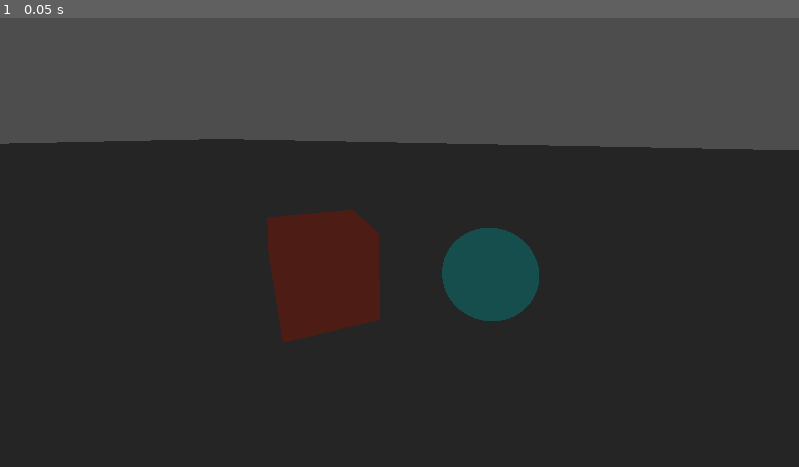
Above: before the commit, frame 1.
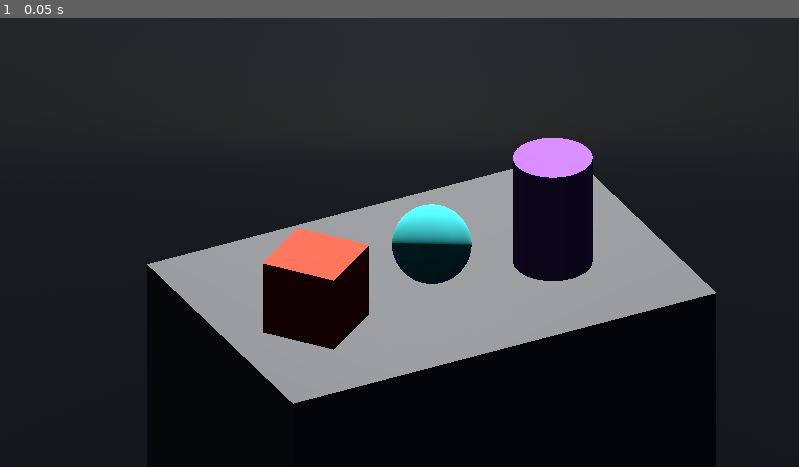
Above: after the commit, the same moment.

Repository: Dabemuc/3d-pixelart-demo-godot
Game: Godot game, scene res://DefaultScene.tscn
The game is run twice, just before and just after one commit, with the same random seed, the same clock (stepped at 60 frames per second) and the same inputs. Before the commit the project has no main scene; this scene is started directly in both runs.
Inputs:
- Up to frame 1 (0.05 s): no input

The runs differ from the first frame. In frame 1, 69% of the frame differs, in the area x 0-100%, y 0-100%.
Error after the commit: Cannot call method 'shader_create_from_spirv' on a null value. (res://render/sample_effect/sample_effect.gd:20)

Commit message:
Setup example pixelated rendering pipeline by https://github.com/DevPoodle/compositor-effect-library

Diff:
--- a/DefaultScene.tscn
+++ b/DefaultScene.tscn
@@ -1,16 +1,42 @@
 [gd_scene format=3 uid="uid://dfxrbd0lnsitc"]
 
+[ext_resource type="Script" uid="uid://bvsjc7c2u5f" path="res://render/sample_effect/sample_effect.gd" id="1_hxmse"]
+[ext_resource type="Script" uid="uid://bals4fpquank2" path="res://render/pixelate/pixelate.gd" id="2_xmalu"]
+
+[sub_resource type="PhysicalSkyMaterial" id="PhysicalSkyMaterial_n102l"]
+ground_color = Color(0.51198095, 0.65087014, 0.8765375, 1)
+
+[sub_resource type="Sky" id="Sky_hxmse"]
+sky_material = SubResource("PhysicalSkyMaterial_n102l")
+
 [sub_resource type="Environment" id="Environment_3lo20"]
+background_mode = 2
+sky = SubResource("Sky_hxmse")
 
 [sub_resource type="CameraAttributesPhysical" id="CameraAttributesPhysical_n102l"]
 
-[sub_resource type="PhysicsMaterial" id="PhysicsMaterial_3lo20"]
+[sub_resource type="CompositorEffect" id="CompositorEffect_884rh"]
+resource_local_to_scene = false
+resource_name = ""
+enabled = false
+effect_callback_type = 4
+needs_motion_vectors = false
+needs_normal_roughness = true
+script = ExtResource("1_hxmse")
+metadata/_custom_type_script = "uid://bvsjc7c2u5f"
 
-[sub_resource type="BoxShape3D" id="BoxShape3D_n102l"]
-size = Vector3(60, 2, 60)
+[sub_resource type="CompositorEffect" id="CompositorEffect_hxmse"]
+resource_local_to_scene = false
+resource_name = ""
+enabled = true
+effect_callback_type = 4
+needs_motion_vectors = false
+needs_normal_roughness = true
+script = ExtResource("2_xmalu")
+metadata/_custom_type_script = "uid://bals4fpquank2"
 
-[sub_resource type="BoxMesh" id="BoxMesh_hxmse"]
-size = Vector3(60, 2, 60)
+[sub_resource type="Compositor" id="Compositor_xmalu"]
+compositor_effects = Array[CompositorEffect]([SubResource("CompositorEffect_884rh"), SubResource("CompositorEffect_hxmse")])
 
 [sub_resource type="StandardMaterial3D" id="StandardMaterial3D_3lo20"]
 albedo_color = Color(0.36078432, 1, 1, 1)
@@ -24,24 +50,30 @@
 [sub_resource type="BoxMesh" id="BoxMesh_n102l"]
 material = SubResource("StandardMaterial3D_n102l")
 
+[sub_resource type="StandardMaterial3D" id="StandardMaterial3D_xmalu"]
+albedo_color = Color(0.7882353, 0.50980395, 1, 1)
+
+[sub_resource type="CylinderMesh" id="CylinderMesh_884rh"]
+material = SubResource("StandardMaterial3D_xmalu")
+
+[sub_resource type="BoxMesh" id="BoxMesh_hxmse"]
+size = Vector3(3, 2, 1.975)
+
 [node name="Node3D" type="Node3D" unique_id=1416616789]
 
+[node name="DirectionalLight3D" type="DirectionalLight3D" parent="." unique_id=692927340]
+transform = Transform3D(-0.8660254, -0.43301278, 0.25, 0, 0.49999997, 0.86602545, -0.50000006, 0.75, -0.43301266, 0, 0, 0)
+shadow_enabled = true
+
 [node name="Camera3D" type="Camera3D" parent="." unique_id=485001622]
-transform = Transform3D(0.9723537, -0.09237599, 0.21446498, 0.01148524, 0.9362341, 0.3511894, -0.23323089, -0.3390171, 0.9114114, -0.14477646, 0.962265, 1.5050781)
+transform = Transform3D(0.8862036, 0.23164803, -0.40122613, 0, 0.8660254, 0.5, 0.46329606, -0.4431018, 0.76747483, -1.016206, 1.3047087, 1.5065117)
+projection = 1
+size = 2.818
 
 [node name="WorldEnvironment" type="WorldEnvironment" parent="." unique_id=24356344]
 environment = SubResource("Environment_3lo20")
 camera_attributes = SubResource("CameraAttributesPhysical_n102l")
-
-[node name="Ground" type="StaticBody3D" parent="." unique_id=1651478911]
-transform = Transform3D(1, 0, 0, 0, 1, 0, 0, 0, 1, 0, -1, 0)
-physics_material_override = SubResource("PhysicsMaterial_3lo20")
-
-[node name="CollisionShape3D" type="CollisionShape3D" parent="Ground" unique_id=333840573]
-shape = SubResource("BoxShape3D_n102l")
-
-[node name="MeshInstance3D" type="MeshInstance3D" parent="Ground" unique_id=1512596538]
-mesh = SubResource("BoxMesh_hxmse")
+compositor = SubResource("Compositor_xmalu")
 
 [node name="MeshInstance3D" type="MeshInstance3D" parent="." unique_id=1766389597]
 transform = Transform3D(0.5, 0, 0, 0, 0.5, 0, 0, 0, 0.5, 0, 0.25, 0)
@@ -50,3 +82,11 @@
 [node name="MeshInstance3D2" type="MeshInstance3D" parent="." unique_id=1623906327]
 transform = Transform3D(0.40209964, 0, 0.29717985, 0, 0.5, 0, -0.29717985, 0, 0.40209964, -0.9035357, 0.25, 0.15743566)
 mesh = SubResource("BoxMesh_n102l")
+
+[node name="MeshInstance3D4" type="MeshInstance3D" parent="." unique_id=1962915771]
+transform = Transform3D(0.35659462, 0, -0.3504857, 0, 0.5, 0, 0.3504857, 0, 0.35659462, 0.774693, 0.25, 0.15743566)
+mesh = SubResource("CylinderMesh_884rh")
+
+[node name="MeshInstance3D3" type="MeshInstance3D" parent="." unique_id=1512596538]
+transform = Transform3D(1, 0, 0, 0, 1, 0, 0, 0, 1, 0, -1, 0)
+mesh = SubResource("BoxMesh_hxmse")
--- a/project.godot
+++ b/project.godot
@@ -11,6 +11,7 @@
 [application]
 
 config/name="3D PixelArt Demo"
+run/main_scene="uid://dfxrbd0lnsitc"
 config/features=PackedStringArray("4.6", "Forward Plus")
 config/icon="res://icon.svg"
 
--- /dev/null
+++ b/render/pixelate/pixelate.gd
@@ -0,0 +1,76 @@
+@tool
+extends CompositorEffect
+class_name Pixelate
+
+var rd := RenderingServer.get_rendering_device()
+var shader: RID
+var pipeline: RID
+var depth_sampler: RID
+var normal_roughness_sampler: RID
+
+func _init() -> void:
+	# Request the forward_clustered normal/roughness G-buffer; without this flag it won't exist
+	needs_normal_roughness = true
+	var shader_file := preload("pixelate.glsl")
+	# Compile GLSL to SPIR-V at load time, then upload to the GPU driver
+	var shader_spirv := shader_file.get_spirv()
+	shader = rd.shader_create_from_spirv(shader_spirv)
+	pipeline = rd.compute_pipeline_create(shader)
+
+	# Default RDSamplerState gives nearest-neighbour + clamp, which is correct for pixel-art reads
+	depth_sampler = rd.sampler_create(RDSamplerState.new())
+	normal_roughness_sampler = rd.sampler_create(RDSamplerState.new())
+
+func _render_callback(_callback_type: int, render_data: RenderData) -> void:
+	var render_scene_buffers: RenderSceneBuffersRD = render_data.get_render_scene_buffers()
+	var size := render_scene_buffers.get_internal_size()
+
+	# The shader reconstructs view-space depth from NDC, so it needs the inverse projection matrix
+	var inv_proj_mat := render_data.get_render_scene_data().get_cam_projection().inverse()
+	var inv_proj_mat_array := PackedVector4Array([inv_proj_mat.x, inv_proj_mat.y, inv_proj_mat.z, inv_proj_mat.w])
+	# Pad to vec4 alignment required by std430/push_constant layout rules
+	var raster_size := PackedFloat32Array([size.x, size.y, 0.0, 0.0])
+
+	# Push constants are the fastest path for per-frame scalar data (no descriptor overhead)
+	var push_constants := inv_proj_mat_array.to_byte_array()
+	push_constants.append_array(raster_size.to_byte_array())
+
+	# Color is bound as a read-write image so the shader can overwrite pixels in-place
+	var color_layer_uniform := RDUniform.new()
+	color_layer_uniform.uniform_type = RenderingDevice.UNIFORM_TYPE_IMAGE
+	color_layer_uniform.binding = 0
+	color_layer_uniform.add_id(render_scene_buffers.get_color_layer(0))
+
+	# Depth and normal/roughness are read-only, so a combined sampler+texture binding is sufficient
+	var depth_layer_uniform := RDUniform.new()
+	depth_layer_uniform.uniform_type = RenderingDevice.UNIFORM_TYPE_SAMPLER_WITH_TEXTURE
+	depth_layer_uniform.binding = 1
+	depth_layer_uniform.add_id(depth_sampler)
+	depth_layer_uniform.add_id(render_scene_buffers.get_depth_layer(0))
+
+	var normal_roughness_layer_uniform := RDUniform.new()
+	normal_roughness_layer_uniform.uniform_type = RenderingDevice.UNIFORM_TYPE_SAMPLER_WITH_TEXTURE
+	normal_roughness_layer_uniform.binding = 2
+	normal_roughness_layer_uniform.add_id(normal_roughness_sampler)
+	normal_roughness_layer_uniform.add_id(render_scene_buffers.get_texture("forward_clustered", "normal_roughness"))
+
+	var bindings: Array[RDUniform] = [
+		color_layer_uniform,
+		depth_layer_uniform,
+		normal_roughness_layer_uniform
+	]
+
+	# Ceiling division: ensures every pixel is covered even when size is not a multiple of 8
+	var groups := Vector3i((size.x - 1.0) / 8.0 + 1.0, (size.y - 1.0) / 8.0 + 1.0, 1)
+	# Uniform sets must be recreated each frame because scene buffer texture RIDs can change
+	var uniform_set := rd.uniform_set_create(bindings, shader, 0)
+	var compute_list := rd.compute_list_begin()
+
+	rd.compute_list_bind_compute_pipeline(compute_list, pipeline)
+	rd.compute_list_bind_uniform_set(compute_list, uniform_set, 0)
+	rd.compute_list_set_push_constant(compute_list, push_constants, push_constants.size())
+	rd.compute_list_dispatch(compute_list, groups.x, groups.y, groups.z)
+	rd.compute_list_end()
+
+	# Free immediately; the set holds references to transient texture RIDs
+	rd.free_rid(uniform_set)
--- /dev/null
+++ b/render/sample_effect/sample_effect.gd
@@ -0,0 +1,79 @@
+@tool
+extends CompositorEffect
+class_name SampleEffect
+
+# Debug visualisation mode; packed into push constants and read by the shader's switch statement
+@export_enum("Color", "Depth", "Normal", "Roughness") var mode := 0
+
+var rd := RenderingServer.get_rendering_device()
+var shader: RID
+var pipeline: RID
+var depth_sampler: RID
+var normal_roughness_sampler: RID
+
+func _init() -> void:
+	# Request the forward_clustered normal/roughness G-buffer; without this flag it won't exist
+	needs_normal_roughness = true
+	var shader_file := preload("sample_effect.glsl")
+	# Compile GLSL to SPIR-V at load time, then upload to the GPU driver
+	var shader_spirv := shader_file.get_spirv()
+	shader = rd.shader_create_from_spirv(shader_spirv)
+	pipeline = rd.compute_pipeline_create(shader)
+
+	# Default RDSamplerState gives nearest-neighbour + clamp, appropriate for buffer reads
+	depth_sampler = rd.sampler_create(RDSamplerState.new())
+	normal_roughness_sampler = rd.sampler_create(RDSamplerState.new())
+
+func _render_callback(_callback_type: int, render_data: RenderData) -> void:
+	var render_scene_buffers: RenderSceneBuffersRD = render_data.get_render_scene_buffers()
+	var size := render_scene_buffers.get_internal_size()
+
+	# The depth visualisation mode reconstructs linear depth, so it needs the inverse projection
+	var inv_proj_mat := render_data.get_render_scene_data().get_cam_projection().inverse()
+	var inv_proj_mat_array := PackedVector4Array([inv_proj_mat.x, inv_proj_mat.y, inv_proj_mat.z, inv_proj_mat.w])
+	# mode is packed into the z component of the second vec4 to satisfy push_constant alignment
+	var raster_size := PackedFloat32Array([size.x, size.y, mode, 0.0])
+
+	# Push constants are the fastest path for per-frame scalar data (no descriptor overhead)
+	var push_constants := inv_proj_mat_array.to_byte_array()
+	push_constants.append_array(raster_size.to_byte_array())
+
+	# Color is bound as a read-write image so the shader can overwrite pixels in-place
+	var color_layer_uniform := RDUniform.new()
+	color_layer_uniform.uniform_type = RenderingDevice.UNIFORM_TYPE_IMAGE
+	color_layer_uniform.binding = 0
+	color_layer_uniform.add_id(render_scene_buffers.get_color_layer(0))
+
+	# Depth and normal/roughness are read-only, so a combined sampler+texture binding is sufficient
+	var depth_layer_uniform := RDUniform.new()
+	depth_layer_uniform.uniform_type = RenderingDevice.UNIFORM_TYPE_SAMPLER_WITH_TEXTURE
+	depth_layer_uniform.binding = 1
+	depth_layer_uniform.add_id(depth_sampler)
+	depth_layer_uniform.add_id(render_scene_buffers.get_depth_layer(0))
+
+	var normal_roughness_layer_uniform := RDUniform.new()
+	normal_roughness_layer_uniform.uniform_type = RenderingDevice.UNIFORM_TYPE_SAMPLER_WITH_TEXTURE
+	normal_roughness_layer_uniform.binding = 2
+	normal_roughness_layer_uniform.add_id(normal_roughness_sampler)
+	normal_roughness_layer_uniform.add_id(render_scene_buffers.get_texture("forward_clustered", "normal_roughness"))
+
+	var bindings: Array[RDUniform] = [
+		color_layer_uniform,
+		depth_layer_uniform,
+		normal_roughness_layer_uniform
+	]
+
+	# Ceiling division: ensures every pixel is covered even when size is not a multiple of 8
+	var groups := Vector3i((size.x - 1.0) / 8.0 + 1.0, (size.y - 1.0) / 8.0 + 1.0, 1)
+	# Uniform sets must be recreated each frame because scene buffer texture RIDs can change
+	var uniform_set := rd.uniform_set_create(bindings, shader, 0)
+	var compute_list := rd.compute_list_begin()
+
+	rd.compute_list_bind_compute_pipeline(compute_list, pipeline)
+	rd.compute_list_bind_uniform_set(compute_list, uniform_set, 0)
+	rd.compute_list_set_push_constant(compute_list, push_constants, push_constants.size())
+	rd.compute_list_dispatch(compute_list, groups.x, groups.y, groups.z)
+	rd.compute_list_end()
+
+	# Free immediately; the set holds references to transient texture RIDs
+	rd.free_rid(uniform_set)
Not shown, added: render/pixelate/pixelate.gd.uid
Not shown, added: render/pixelate/pixelate.glsl
Not shown, added: render/pixelate/pixelate.glsl.import
Not shown, added: render/sample_effect/sample_effect.gd.uid
Not shown, added: render/sample_effect/sample_effect.glsl
Not shown, added: render/sample_effect/sample_effect.glsl.import
Not shown, changed: .gitignore
